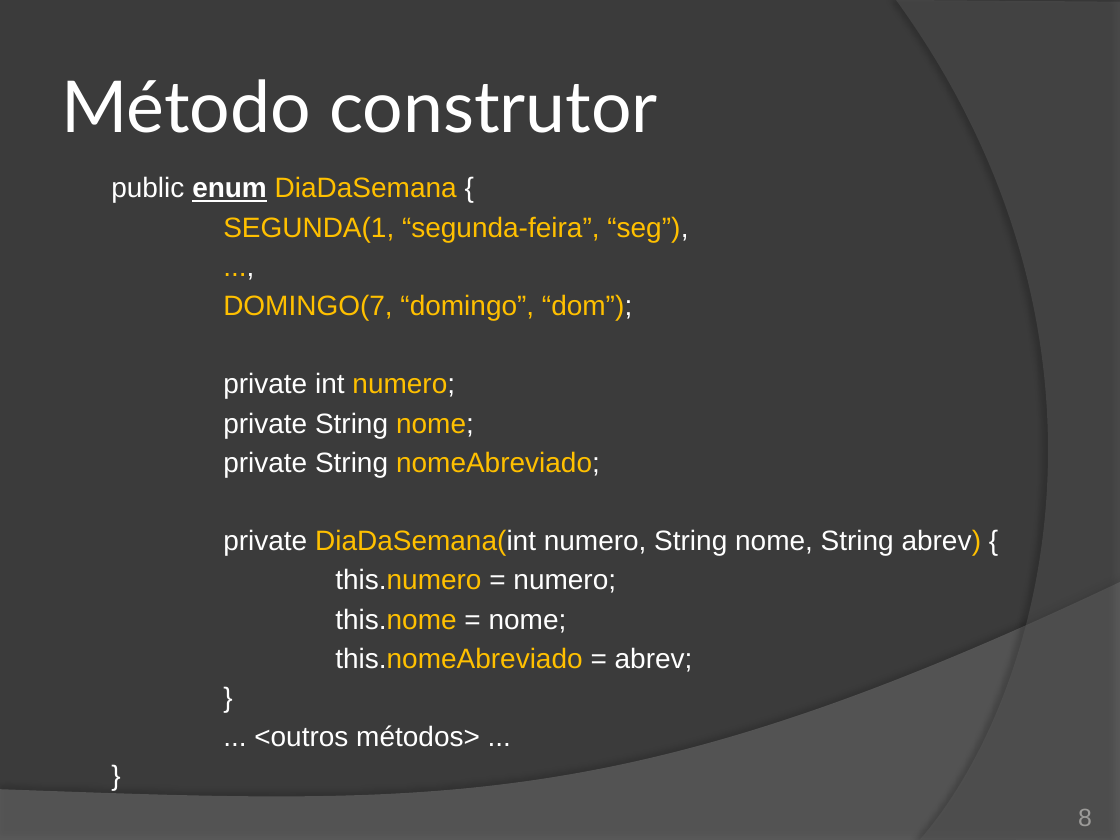
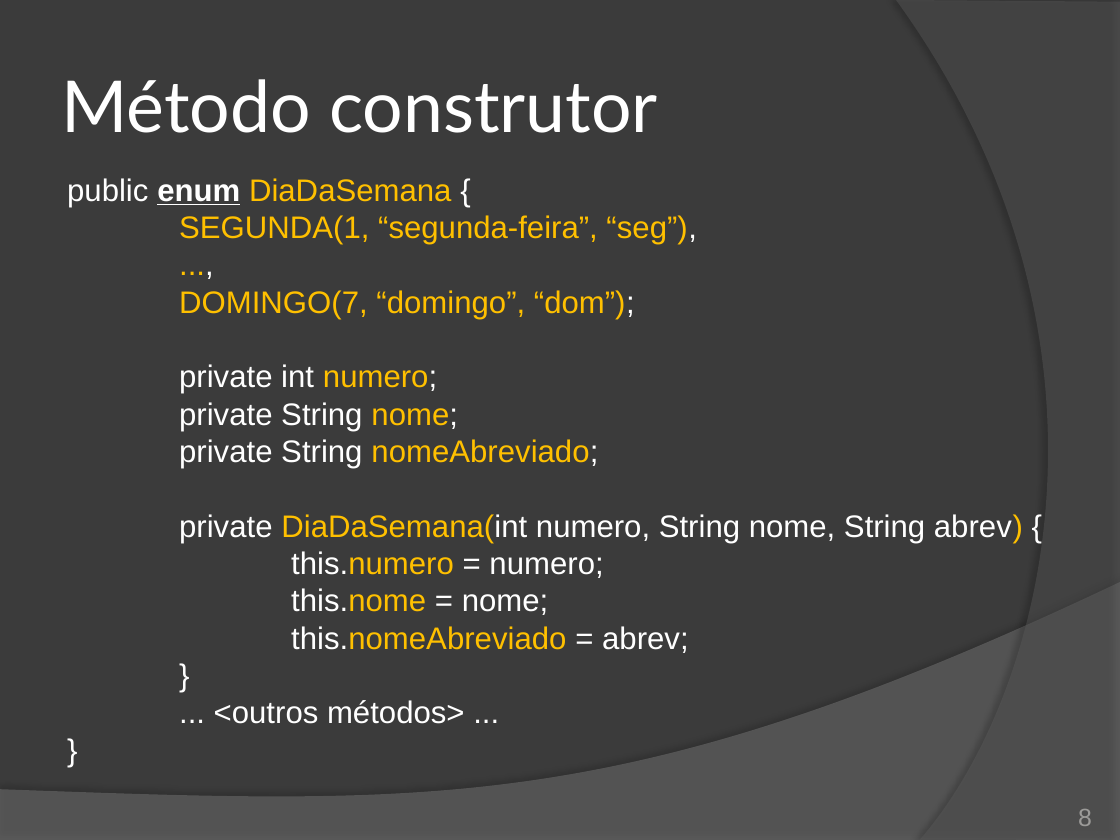
Before and after one commit to duchesqui/slzvieira-training, a slide deck: slide 8 of 2-Java-Programmer-Modulo-II/04.Capitulo01.pptx. Drawn at 1120x840 pixels with LibreOffice and Linux fonts; fonts in the diff are those of the drawing. Boxes give left, top, right and bottom in pixels: in the first picture for what was removed or moved away, otherwise in the second. Text is boxed around its words. In the diff, an @@ line names an element or a change of style, - is before the commit and + after.

```diff
--- a/2-Java-Programmer-Modulo-II/04.Capitulo01.pptx
+++ b/2-Java-Programmer-Modulo-II/04.Capitulo01.pptx
@@ text "public enum DiaDaSemana {": place and size @@
-text "public enum DiaDaSemana {" at [111, 176, 982, 672]
+text "public enum DiaDaSemana {" at [67, 178, 1023, 724]
@@ text "public enum DiaDaSemana {" at [67, 178, 1023, 724]: size 18 to 20 pt; less space between paragraphs @@
```
Also in this commit, not shown: 5 other files.
